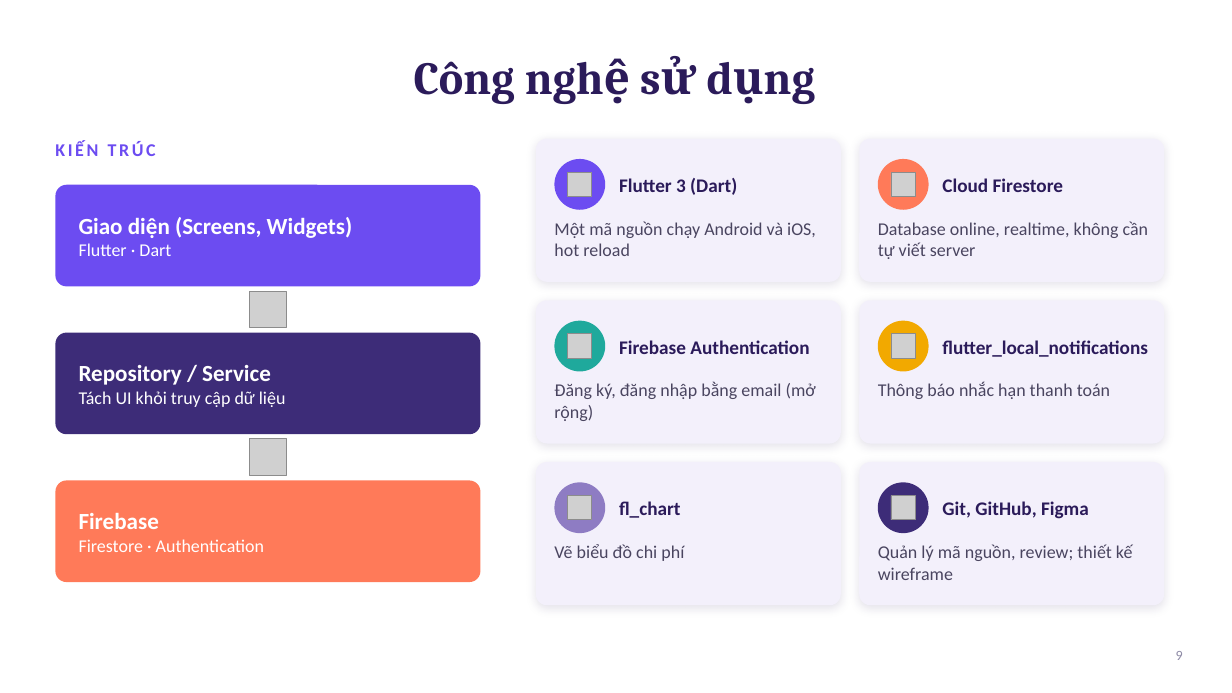
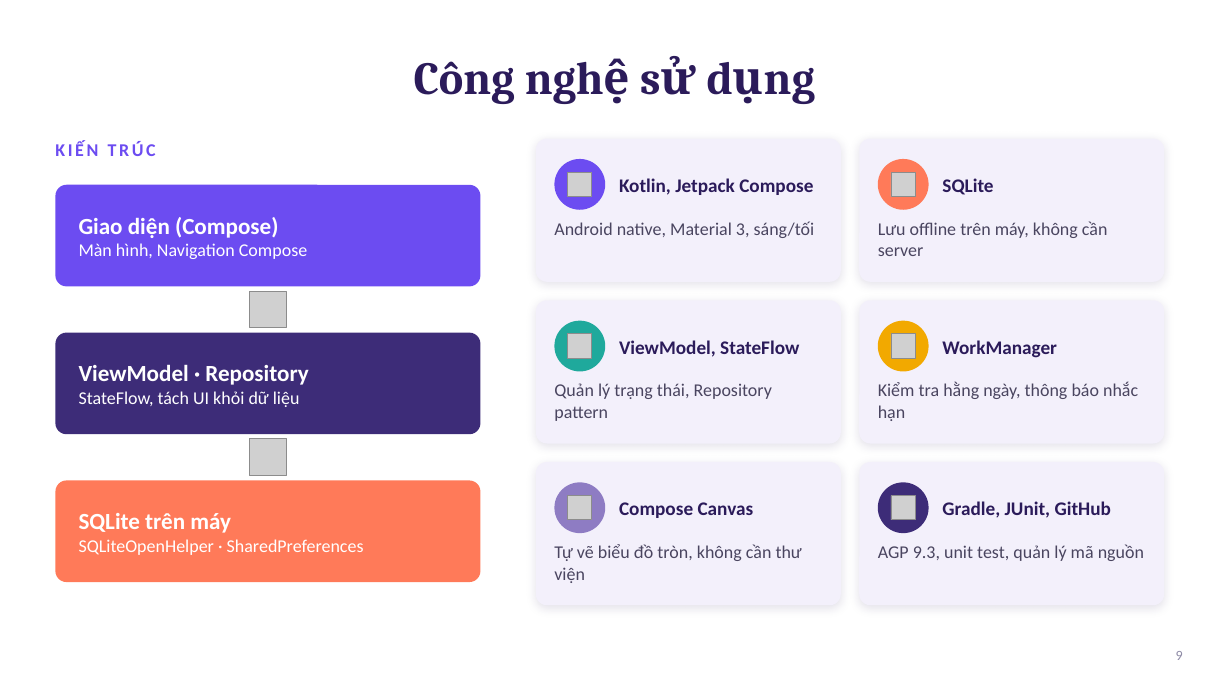
Before and after one commit to nkhhieu123/ltdd, a slide deck: slide 9 of docs/SubTrack_GioiThieuDeTai.pptx. Drawn at 1232x693 pixels with LibreOffice and Linux fonts; fonts in the diff are those of the drawing; grey boxes stand for pictures. Boxes give left, top, right and bottom in pixels: in the first picture for what was removed or moved away, otherwise in the second. Text is boxed around its words. In the diff, an @@ line names an element or a change of style, - is before the commit and + after.

Commit message:
Cập nhật slide và tài liệu Use Case cho khớp với app: Kotlin/Compose/SQLite, Use Case mới, đặc tả đúng luồng, sửa thông tin khảo sát

```diff
--- a/docs/SubTrack_GioiThieuDeTai.pptx
+++ b/docs/SubTrack_GioiThieuDeTai.pptx
@@ text at (619,178,813,195): text changed @@
-Flutter 3 (Dart)
+Kotlin, Jetpack Compose
@@ text at (942,178,993,195): text changed @@
-Cloud Firestore
+SQLite
@@ text at (79,217,307,259): text changed; size 18 to 14 pt; bold off @@
-Giao diện (Screens, Widgets)
-Flutter · Dart
+Giao diện (Compose)
+Màn hình, Navigation Compose
@@ text at (554,221,815,238): text changed @@
-Một mã nguồn chạy Android và iOS, hot reload
+Android native, Material 3, sáng/tối
@@ text at (878,221,1107,256): text changed @@
-Database online, realtime, không cần tự viết server
+Lưu offline trên máy, không cần server
@@ text at (619,340,799,357): text changed @@
-Firebase Authentication
+ViewModel, StateFlow
@@ text at (942,340,1057,358): text changed @@
-flutter_local_notifications
+WorkManager
@@ text at (79,364,308,407): text changed @@
-Repository / Service
-Tách UI khỏi truy cập dữ liệu
+ViewModel · Repository
+StateFlow, tách UI khỏi dữ liệu
@@ text at (554,383,772,421): text changed @@
-Đăng ký, đăng nhập bằng email (mở rộng)
+Quản lý trạng thái, Repository pattern
@@ text at (878,382,1138,421): text changed @@
-Thông báo nhắc hạn thanh toán
+Kiểm tra hằng ngày, thông báo nhắc hạn
@@ text at (619,502,754,518): text changed @@
-fl_chart
+Compose Canvas
@@ text at (942,501,1111,518): text changed @@
-Git, GitHub, Figma
+Gradle, JUnit, GitHub
@@ text at (79,513,364,555): text changed @@
-Firebase
-Firestore · Authentication
+SQLite trên máy
+SQLiteOpenHelper · SharedPreferences
@@ text at (554,544,802,583): text changed @@
-Vẽ biểu đồ chi phí
+Tự vẽ biểu đồ tròn, không cần thư viện
@@ text at (878,544,1144,561): text changed @@
-Quản lý mã nguồn, review; thiết kế wireframe
+AGP 9.3, unit test, quản lý mã nguồn
```
Also in this commit, not shown: 6 other slides changed, 1 other file.
